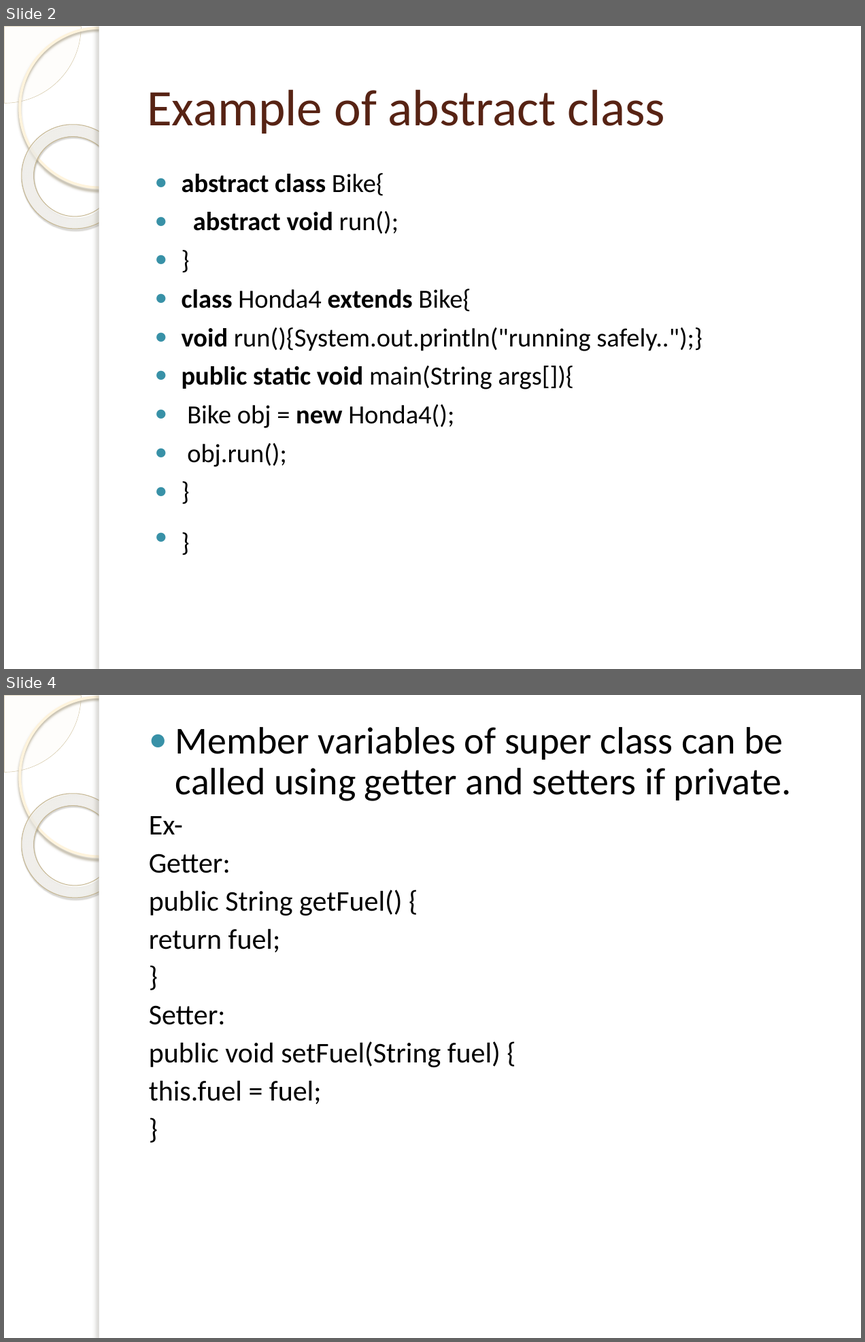
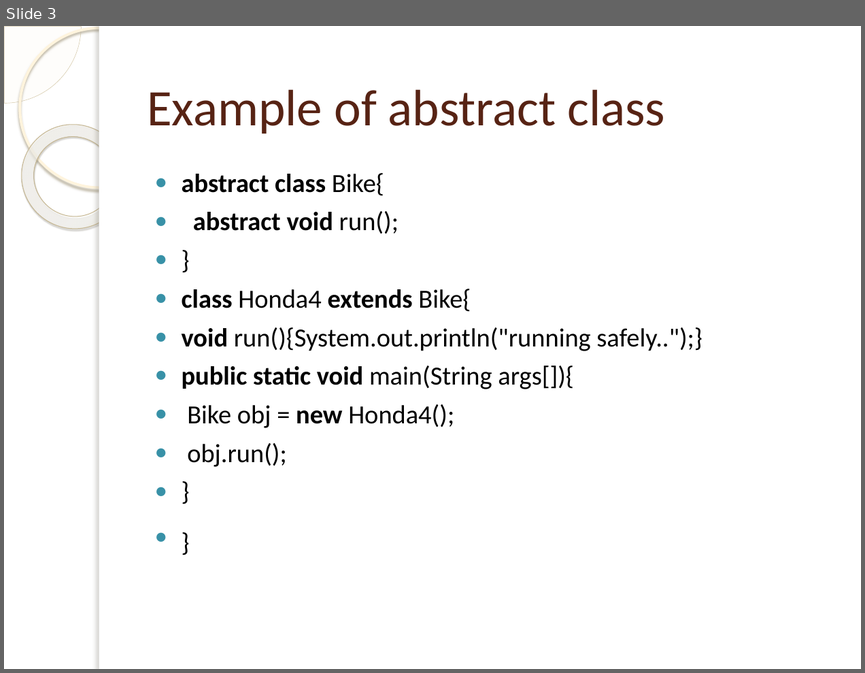
Before and after one commit to raghuvarmam/java-programs, a slide deck: Abstract classes.pptx. Shown one above the other, each under a label of ours: slides 2 and 4 before the commit, slide 3 after it; the slides between them are not shown. The pictures are 865x1342 and 865x673 pixels, drawn with LibreOffice and Linux fonts; fonts in the diff are those of the drawing; background and template pictures are left out. Boxes give left, top, right and bottom in pixels: in the first picture for what was removed or moved away, otherwise in the second. Text is boxed around its words. In the diff, an @@ line names an element or a change of style, - is before the commit and + after.

```diff
--- a/Abstract classes.pptx
+++ b/Abstract classes.pptx
@@ slide 4 removed at bbox=[4, 695, 861, 1338], background picture (left out); not listed: 5 template elements that a slide beside it also shows @@
@@ text removed at bbox=[149, 727, 791, 1104] @@
-● Member variables of super class can be called using getter and setters if private.
-Ex-
-Getter:
-public String getFuel() {
-return fuel;
-}
-Setter:
-public void setFuel(String fuel) {
-this.fuel = fuel;
-}
@@ what was slide 2 is now slide 3 @@
```
Also in this commit, not shown: 4 slides added, 4 other slides removed.
